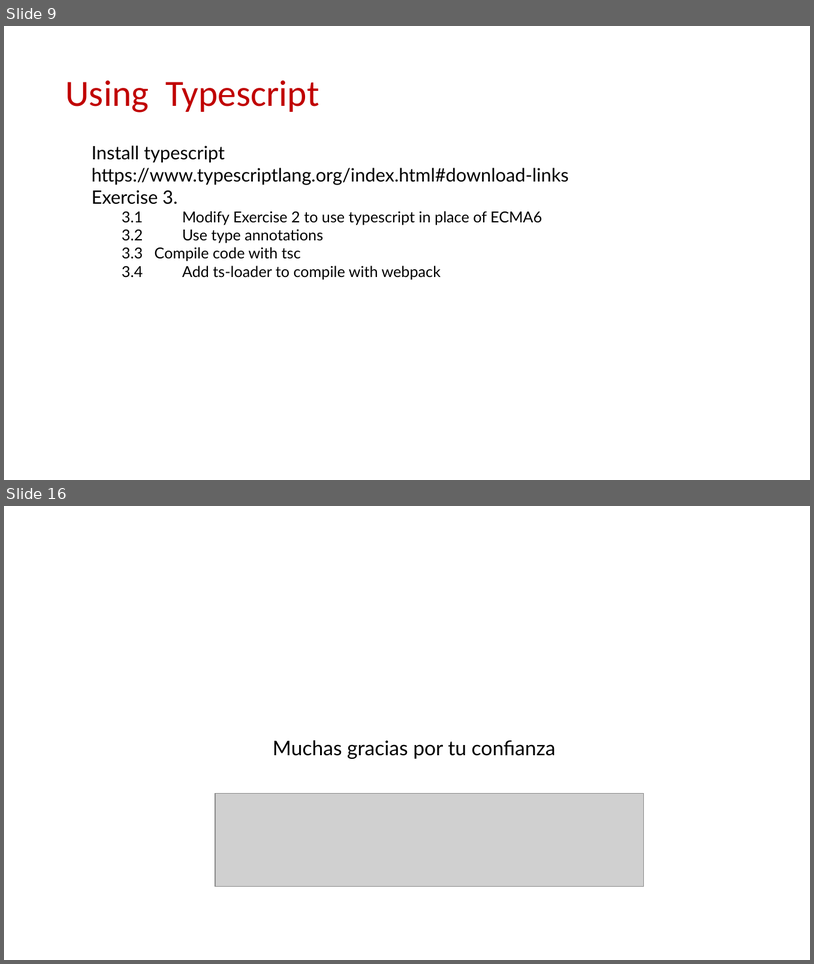
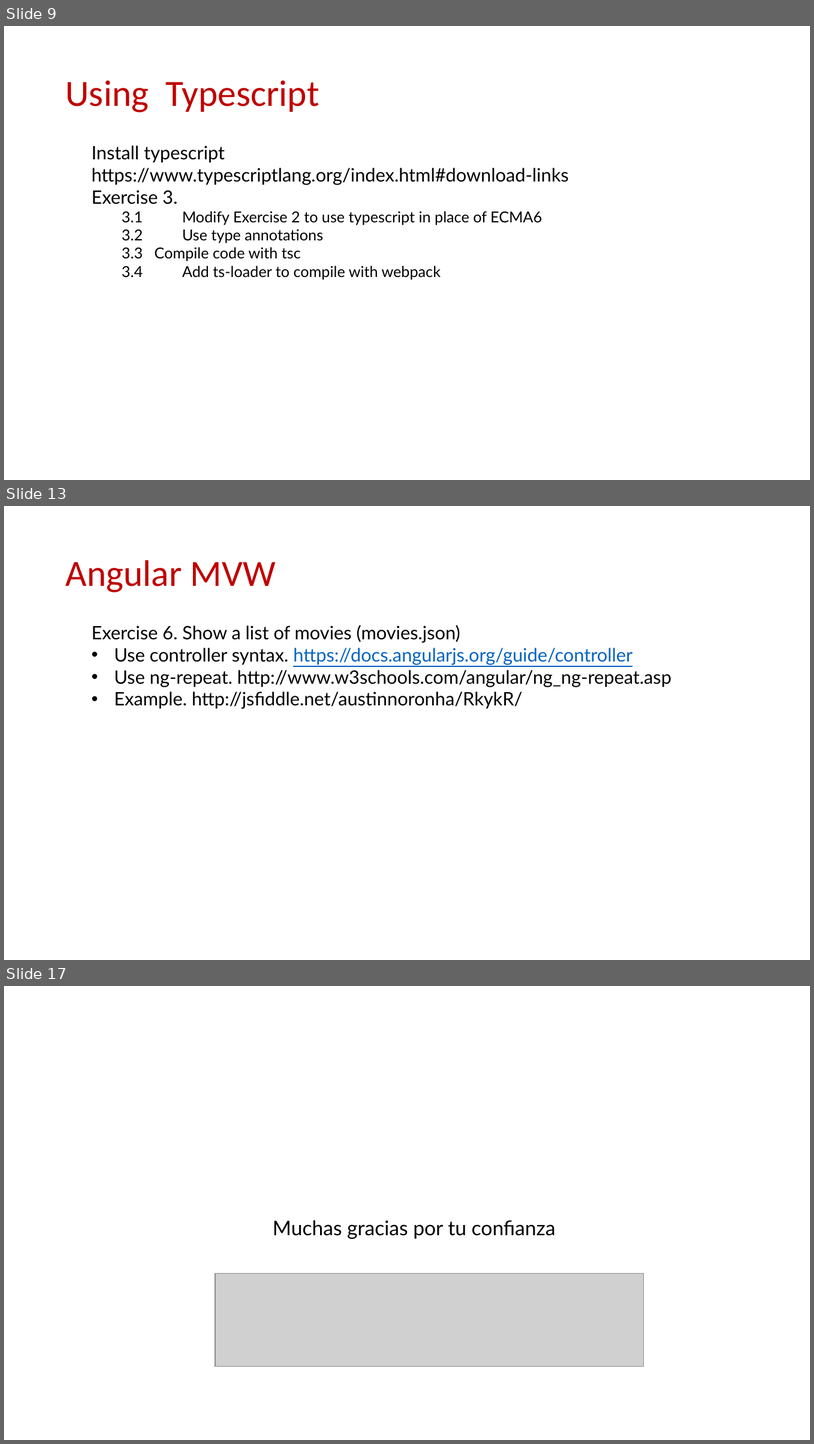
Before and after one commit to Robert-Freire/movie-browser, a slide deck: resume.pptx. Shown one above the other, each under a label of ours: slides 9 and 16 before the commit, slides 9, 13 and 17 after it; the slides between them are not shown. The pictures are 814x964 and 814x1444 pixels, drawn with LibreOffice and Linux fonts; fonts in the diff are those of the drawing; grey boxes stand for pictures; background and template pictures are left out. Boxes give left, top, right and bottom in pixels: in the first picture for what was removed or moved away, otherwise in the second. Text is boxed around its words. In the diff, an @@ line names an element or a change of style, - is before the commit and + after.

```diff
--- a/resume.pptx
+++ b/resume.pptx
@@ slide 13 added at (4,506,810,960), background #FFFFFF @@
@@ title added at (65,560,276,592), 44 pt, text #C00000 @@
+Angular MVW
@@ text added at (92,625,672,709), 22 pt, text #000000 @@
+Exercise 6. Show a list of movies (movies.json)
+• Use controller syntax. https://docs.angularjs.org/guide/controller
+• Use ng-repeat. http://www.w3schools.com/angular/ng_ng-repeat.asp
+• Example. http://jsfiddle.net/austinnoronha/RkykR/
@@ what was slide 16 is now slide 17 @@
```
Also in this commit, not shown: 1 slide changed, 5 other slides added, 5 slides removed, 14 other files.
